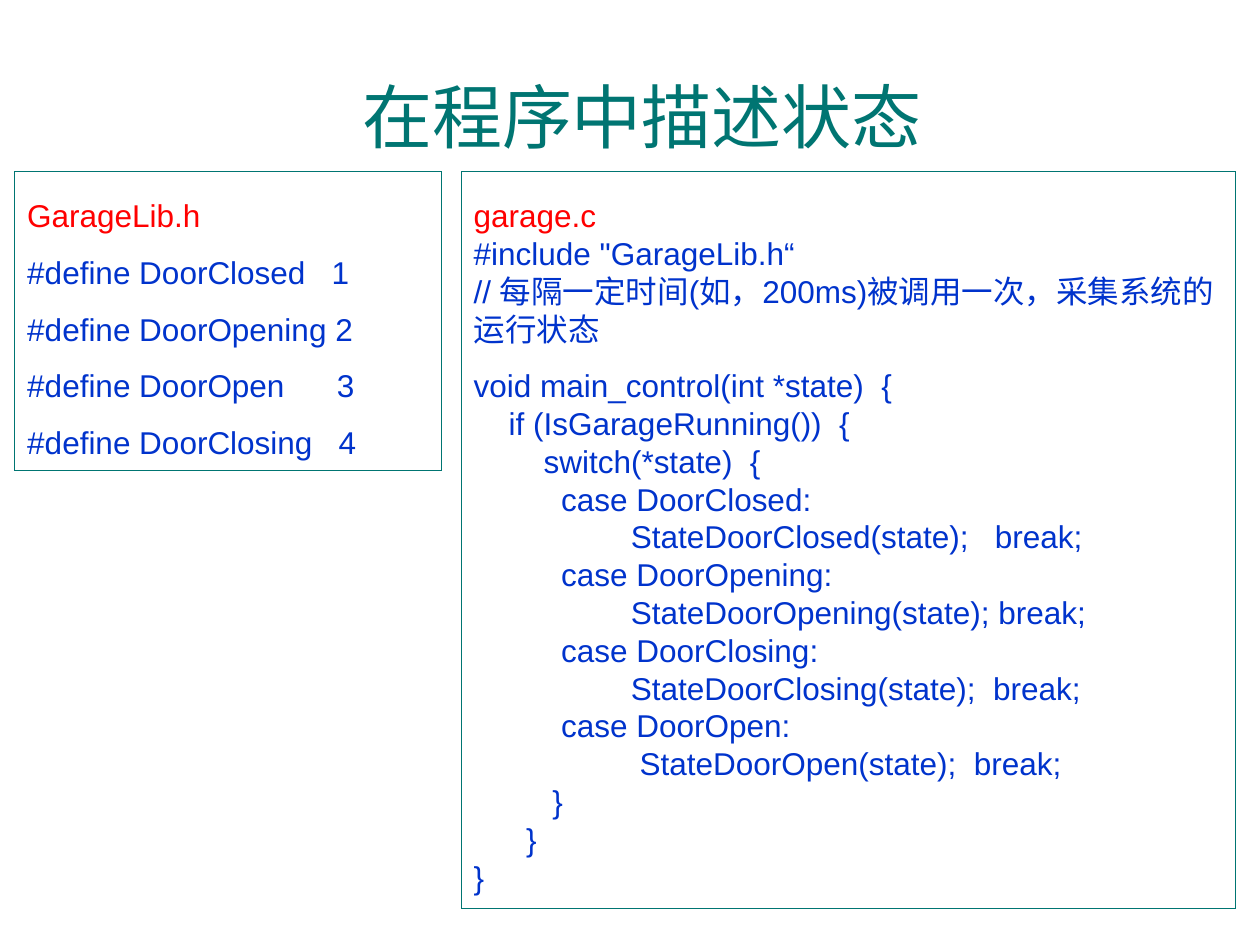
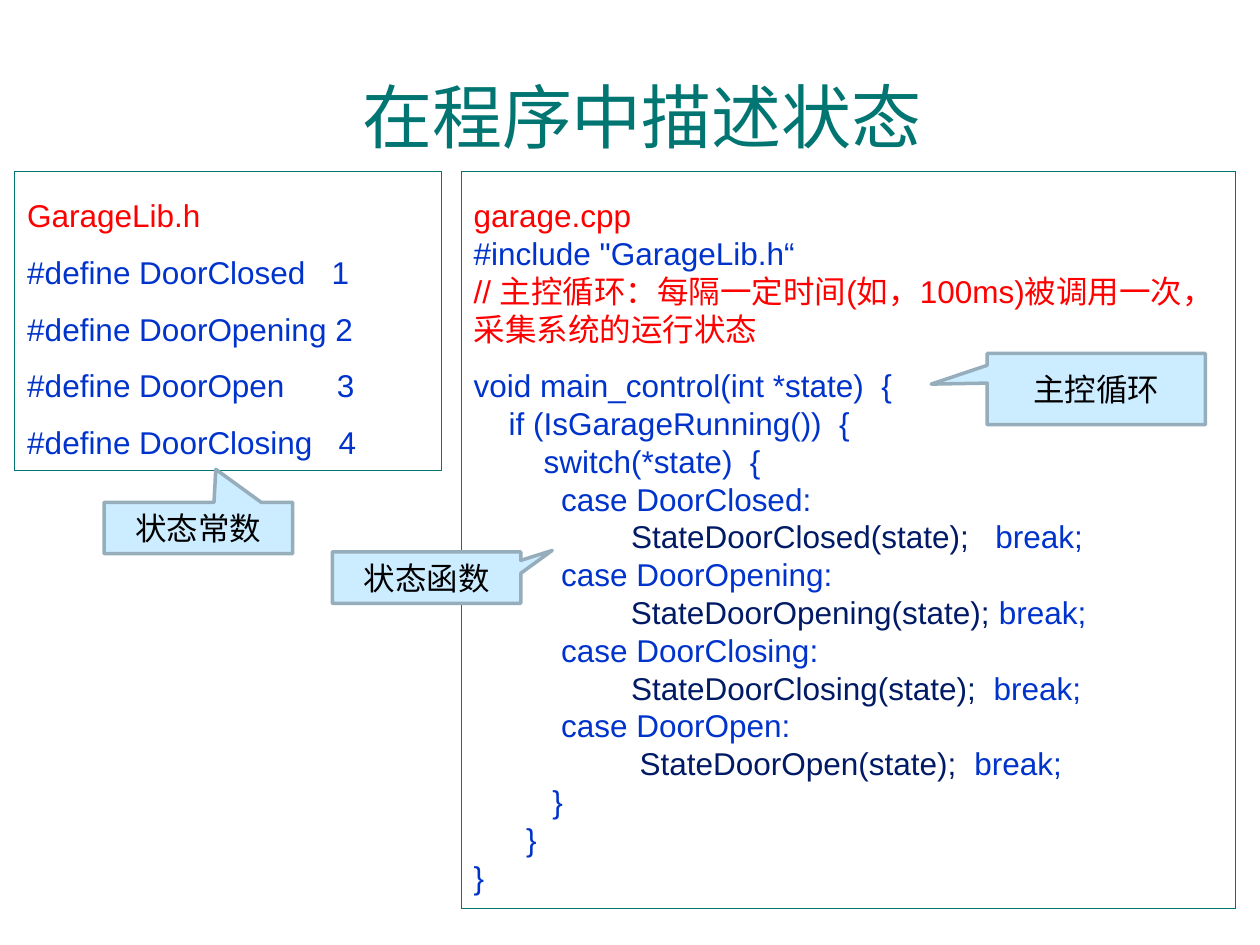
Before and after one commit to jtrfid/C-Repositories, a slide deck: slide 13 of C语言课程设计/2016/Garage_mfc/状态和状态机.pptx (slide 12 before the commit). Drawn at 1260x945 pixels with LibreOffice and Linux fonts; fonts in the diff are those of the drawing; background and template pictures are left out. Boxes give left, top, right and bottom in pixels: in the first picture for what was removed or moved away, otherwise in the second. Text is boxed around its words. In the diff, an @@ line names an element or a change of style, - is before the commit and + after.

Commit message:
修订状态和状态机.pptx

```diff
--- a/C语言课程设计/2016/Garage_mfc/状态和状态机.pptx
+++ b/C语言课程设计/2016/Garage_mfc/状态和状态机.pptx
@@ text in rectangle at (474,210,632,233): text changed @@
-garage.c
+garage.cpp
@@ text in rectangle at (474,271,1214,344): text changed; text colour #0033CC to #FF0000 @@
-// 每隔一定时间(如，200ms)被调用一次，采集系统的运行状态
+// 主控循环：每隔一定时间(如，100ms)被调用一次，采集系统的运行状态
@@ speech box added at (987,354,1205,426), fill #CCECFF, outline #97AFBD 2 pt, 18 pt, text #000000 @@
+主控循环
@@ speech box added at (105,503,294,554), fill #CCECFF, outline #97AFBD 2 pt, 18 pt, text #000000 @@
+状态常数
@@ text in rectangle at (631,525,1086,781): text colour #0033CC to #001966 in "StateDoorClosed(state);", "StateDoorOpening(state);", "StateDoorClosing(state);", "StateDoorOpen(state);" @@
@@ speech box added at (333,552,522,604), fill #CCECFF, outline #97AFBD 2 pt, 18 pt, text #000000 @@
+状态函数
```
Also in this commit, not shown: 21 other slides changed, 10 slides added, 2 slides removed.
